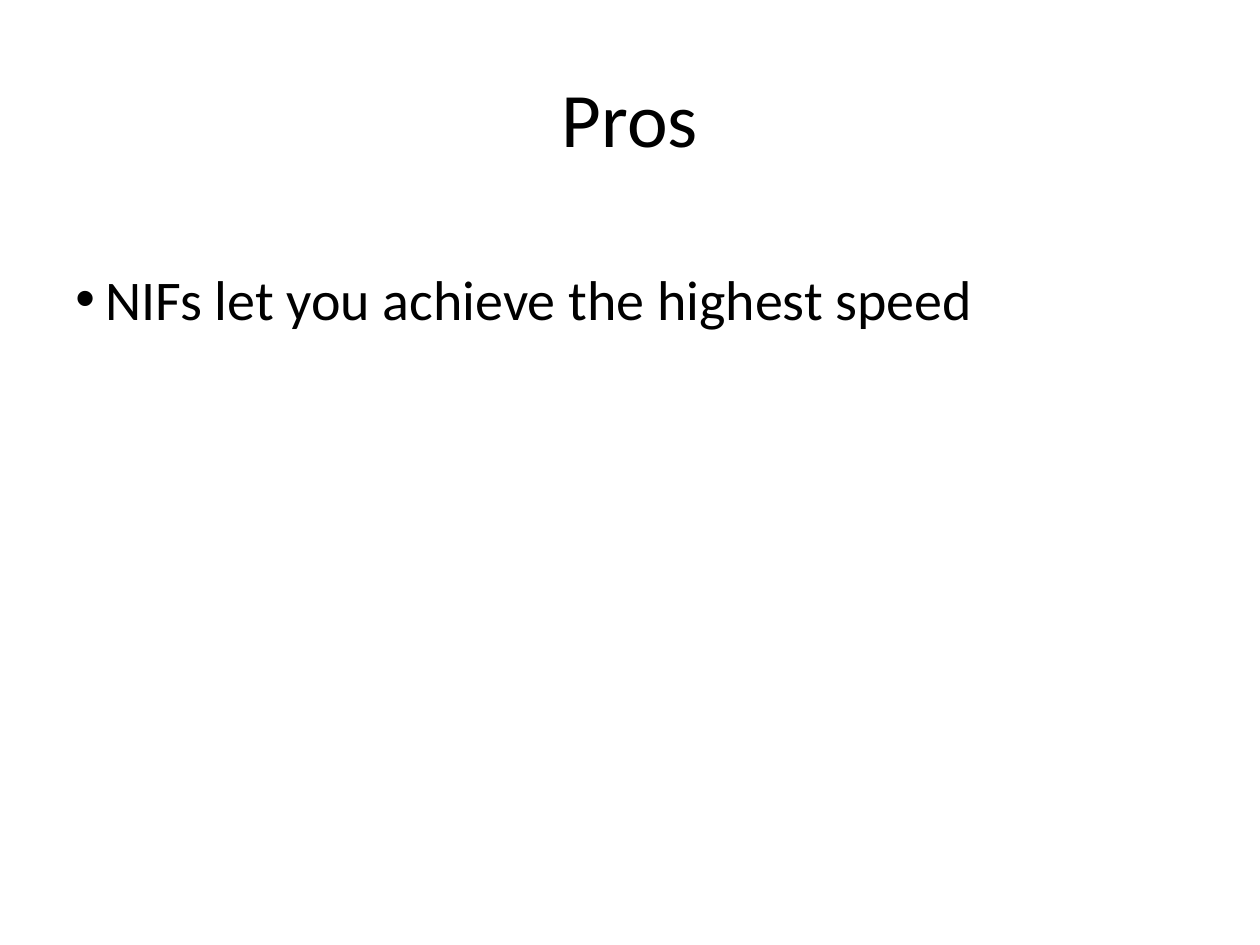
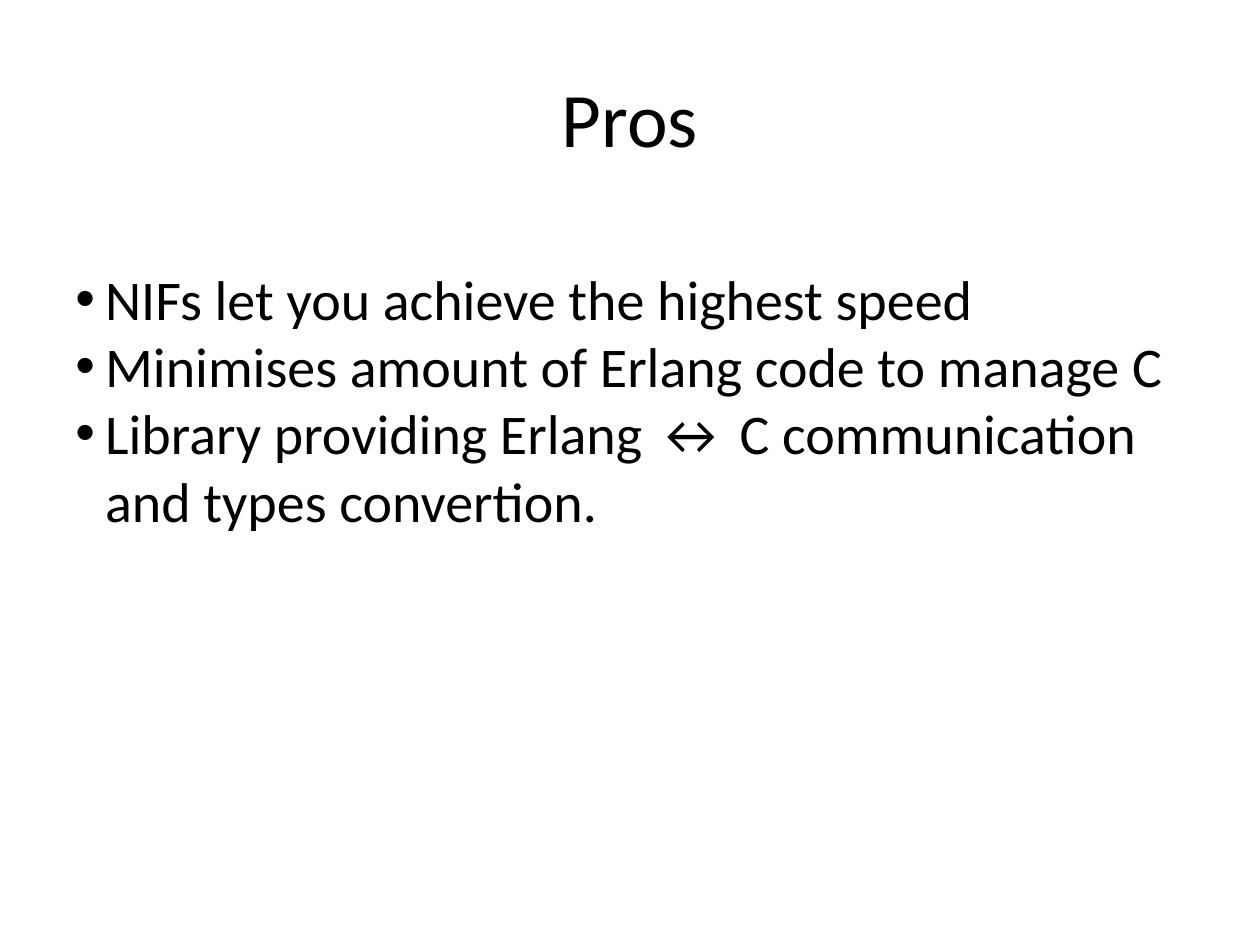
Before and after one commit to fib1123/nif_erlangproject, a slide deck: slide 11 of NIF.pptx (slide 5 before the commit). Drawn at 1260x945 pixels with LibreOffice and Linux fonts; fonts in the diff are those of the drawing. Boxes give left, top, right and bottom in pixels: in the first picture for what was removed or moved away, otherwise in the second. Text is boxed around its words. In the diff, an @@ line names an element or a change of style, - is before the commit and + after.

```diff
--- a/NIF.pptx
+++ b/NIF.pptx
@@ text at (x1=105, y1=348, x2=1162, y2=531): paragraphs added @@
+• Minimises amount of Erlang code to manage C
+• Library providing Erlang ↔ C communication and types convertion.
```
Also in this commit, not shown: 2 other slides changed, 1 other file.
